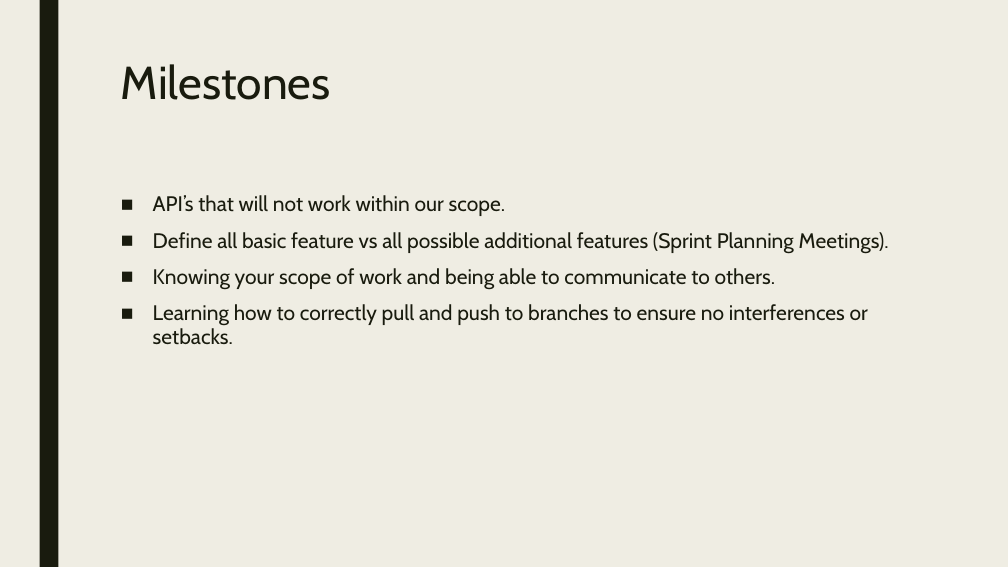
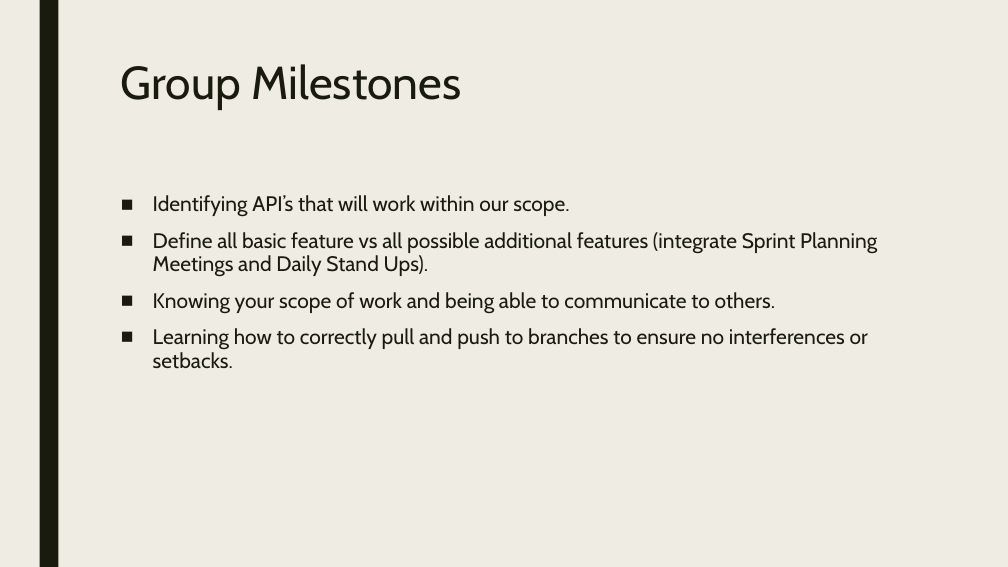
Before and after one commit to codeDeck-Learning-Tools/codeDeck, a slide deck: slide 11 of powerpoint/codeDeck.pptx (slide 10 before the commit). Drawn at 1008x567 pixels with LibreOffice and Linux fonts; fonts in the diff are those of the drawing. Boxes give left, top, right and bottom in pixels: in the first picture for what was removed or moved away, otherwise in the second. Text is boxed around its words. In the diff, an @@ line names an element or a change of style, - is before the commit and + after.

Commit message:
Included updates to cost and group milestone

```diff
--- a/powerpoint/codeDeck.pptx
+++ b/powerpoint/codeDeck.pptx
@@ title at (121,64,462,110): text changed @@
-Milestones
+Group Milestones
@@ text at (153,195,877,277): text changed @@
-■ API’s that will not work within our scope.
-■ Define all basic feature vs all possible additional features (Sprint Planning Meetings).
+■ Identifying API’s that will work within our scope.
+■ Define all basic feature vs all possible additional features (integrate Sprint Planning Meetings and Daily Stand Ups).
```
Also in this commit, not shown: 2 other slides changed, 1 slide added.
